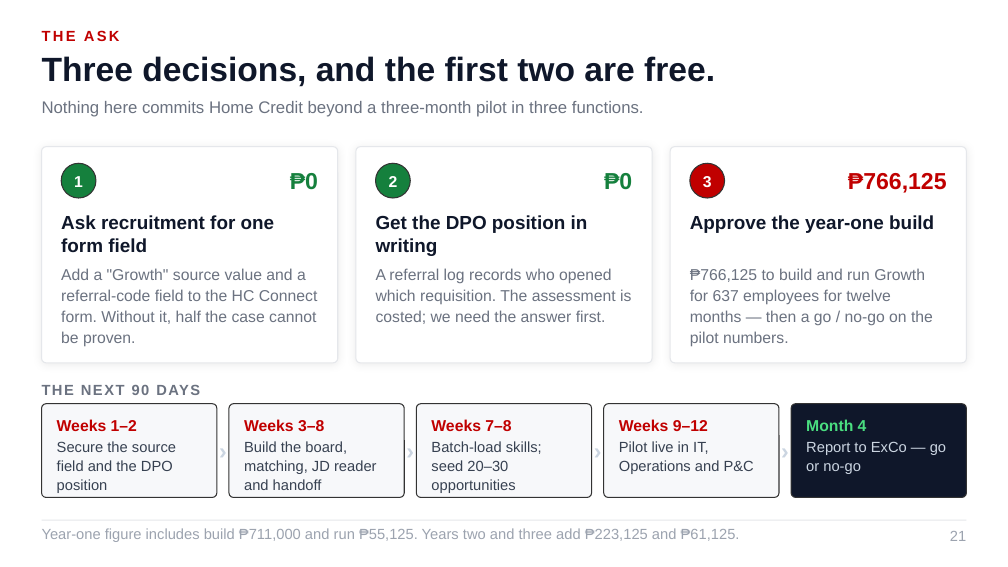
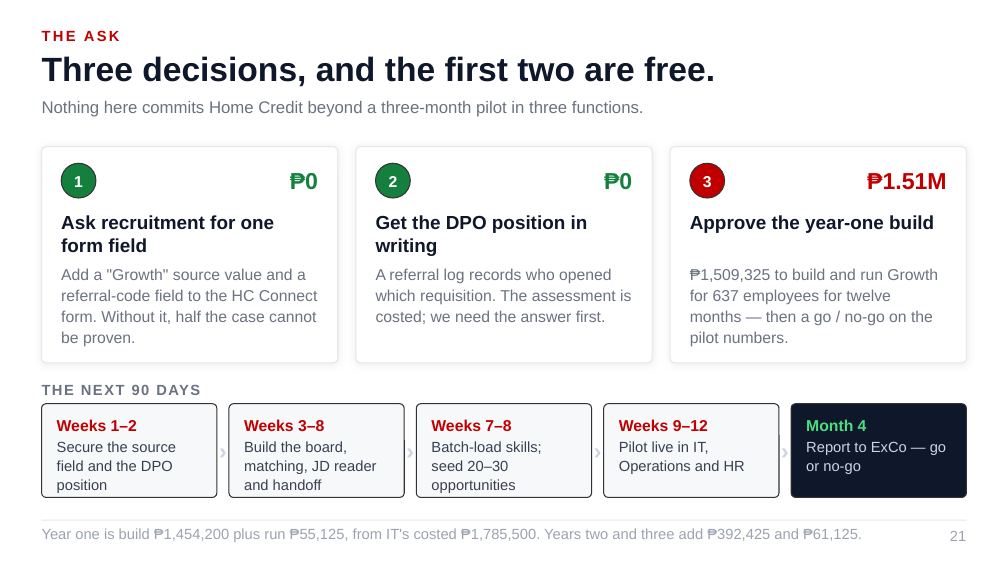
Before and after one commit to Ruffa06/Talent-Marketplace, a slide deck: slide 21 of docs/Growth_Talent_Marketplace_ALP.pptx. Drawn at 1008x567 pixels with LibreOffice and Linux fonts; fonts in the diff are those of the drawing. Boxes give left, top, right and bottom in pixels: in the first picture for what was removed or moved away, otherwise in the second. Text is boxed around its words. In the diff, an @@ line names an element or a change of style, - is before the commit and + after.

```diff
--- a/docs/Growth_Talent_Marketplace_ALP.pptx
+++ b/docs/Growth_Talent_Marketplace_ALP.pptx
@@ text at <box>867,173,946,190</box>: text changed @@
-₱766,125
+₱1.51M
@@ text at <box>690,268,938,347</box>: text changed @@
-₱766,125 to build and run Growth for 637 employees for twelve months — then a go / no-go on the pilot numbers.
+₱1,509,325 to build and run Growth for 637 employees for twelve months — then a go / no-go on the pilot numbers.
@@ text at <box>619,441,745,474</box>: text changed @@
-Pilot live in IT, Operations and P&C
+Pilot live in IT, Operations and HR
@@ text at <box>42,528,862,542</box>: text changed @@
-Year-one figure includes build ₱711,000 and run ₱55,125. Years two and three add ₱223,125 and ₱61,125.
+Year one is build ₱1,454,200 plus run ₱55,125, from IT's costed ₱1,785,500. Years two and three add ₱392,425 and ₱61,125.
```
Also in this commit, not shown: 13 other slides changed, 4 other files.
